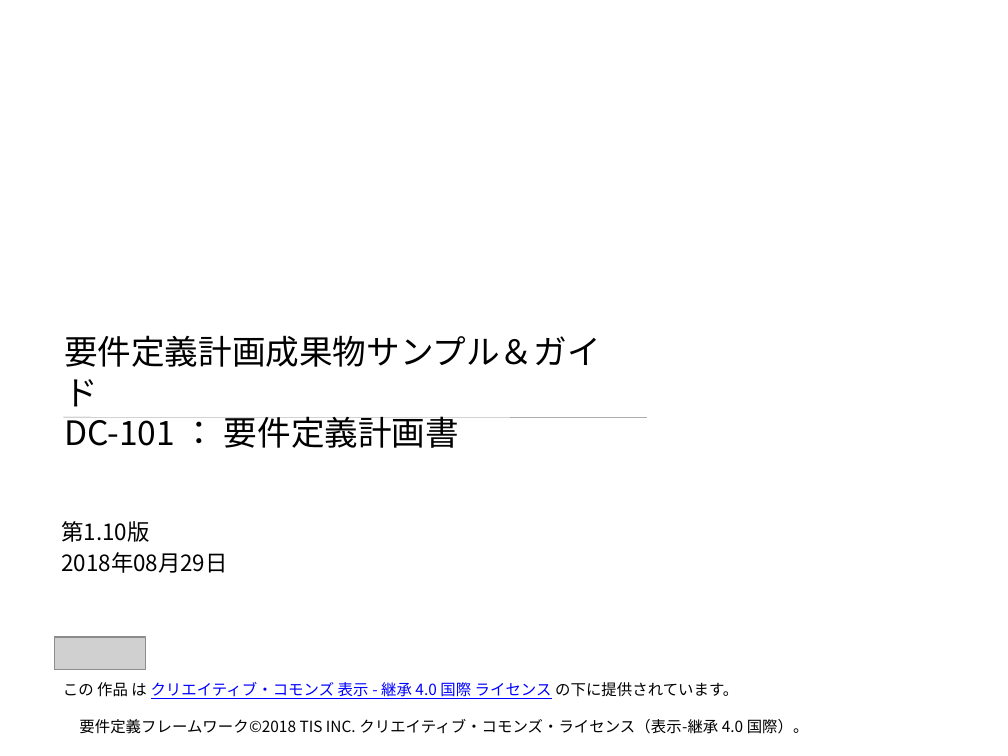
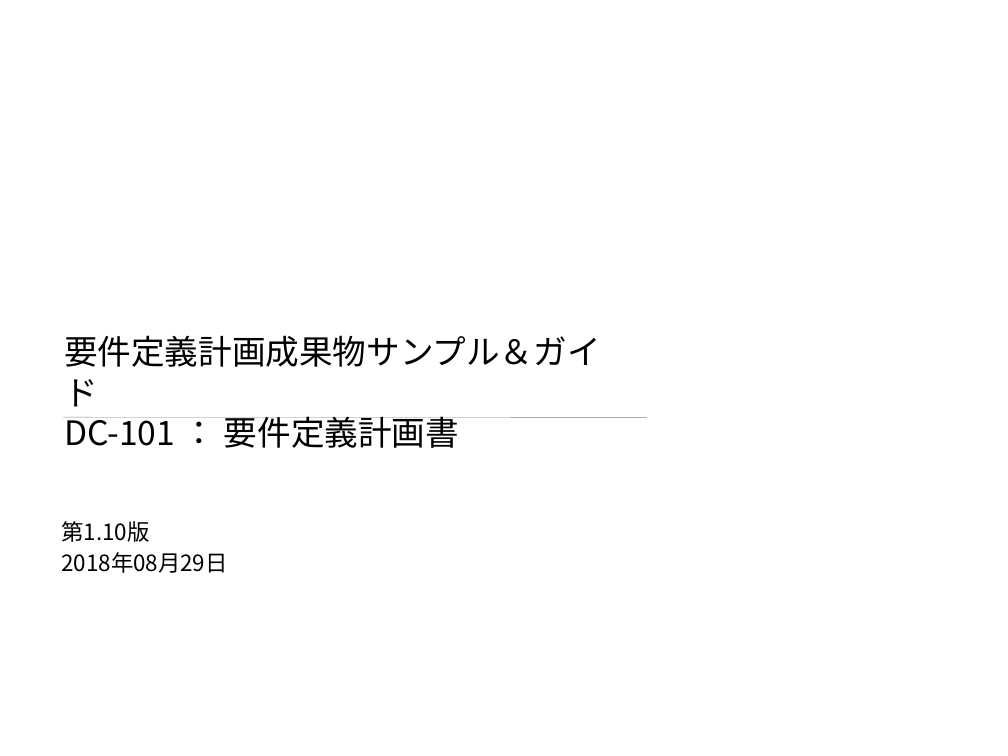
Before and after one commit to Fintan-contents/requirement-definition-fw, a slide deck: slide 1 of original/3-4_要件定義計画/4_要件定義計画成果物サンプル＆ガイド/成果物サンプル＆ガイド/DC-101_要件定義計画書(サンプル＆ガイド).pptx. Drawn at 1008x756 pixels with LibreOffice and Linux fonts; fonts in the diff are those of the drawing; grey boxes stand for pictures; background and template pictures are left out. Boxes give left, top, right and bottom in pixels: in the first picture for what was removed or moved away, otherwise in the second. Text is boxed around its words. In the diff, an @@ line names an element or a change of style, - is before the commit and + after.

Commit message:
新ライセンス適用のためCCライセンス表記を削除

```diff
--- a/original/3-4_要件定義計画/4_要件定義計画成果物サンプル＆ガイド/成果物サンプル＆ガイド/DC-101_要件定義計画書(サンプル＆ガイド).pptx
+++ b/original/3-4_要件定義計画/4_要件定義計画成果物サンプル＆ガイド/成果物サンプル＆ガイド/DC-101_要件定義計画書(サンプル＆ガイド).pptx
@@ picture removed at (54,637,145,669) @@
@@ text removed at (63,680,738,700) @@
-この 作品 は クリエイティブ・コモンズ 表示 - 継承 4.0 国際 ライセンス の下に提供されています。
@@ text removed at (79,719,809,734) @@
-要件定義フレームワーク©2018 TIS INC. クリエイティブ・コモンズ・ライセンス（表示-継承 4.0 国際）。
```
Also in this commit, not shown: 1 other slide changed, 4 other files.
